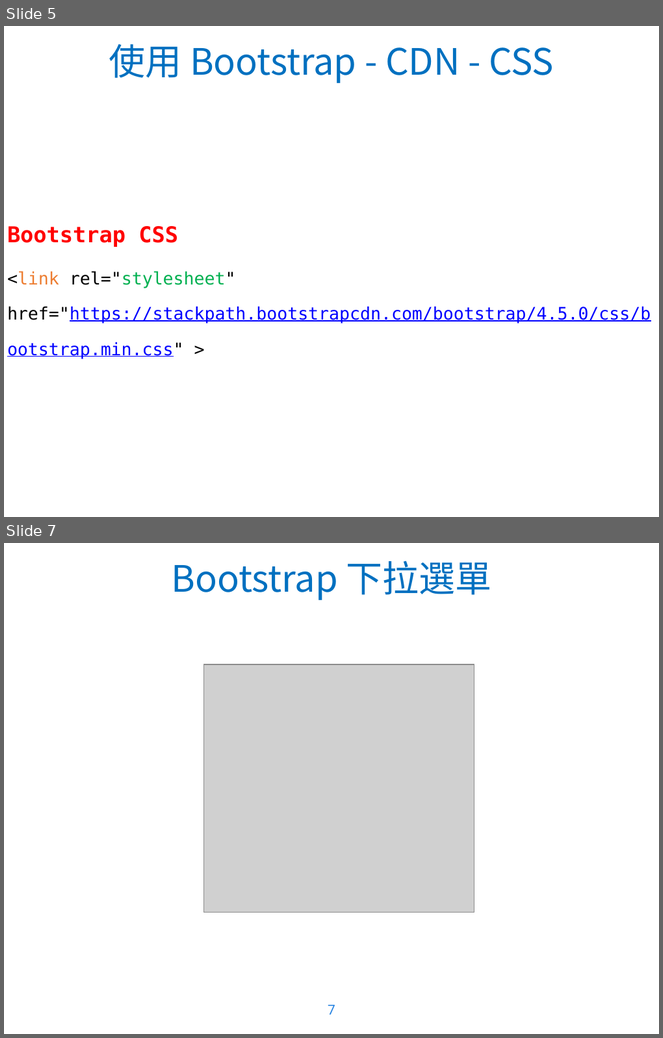
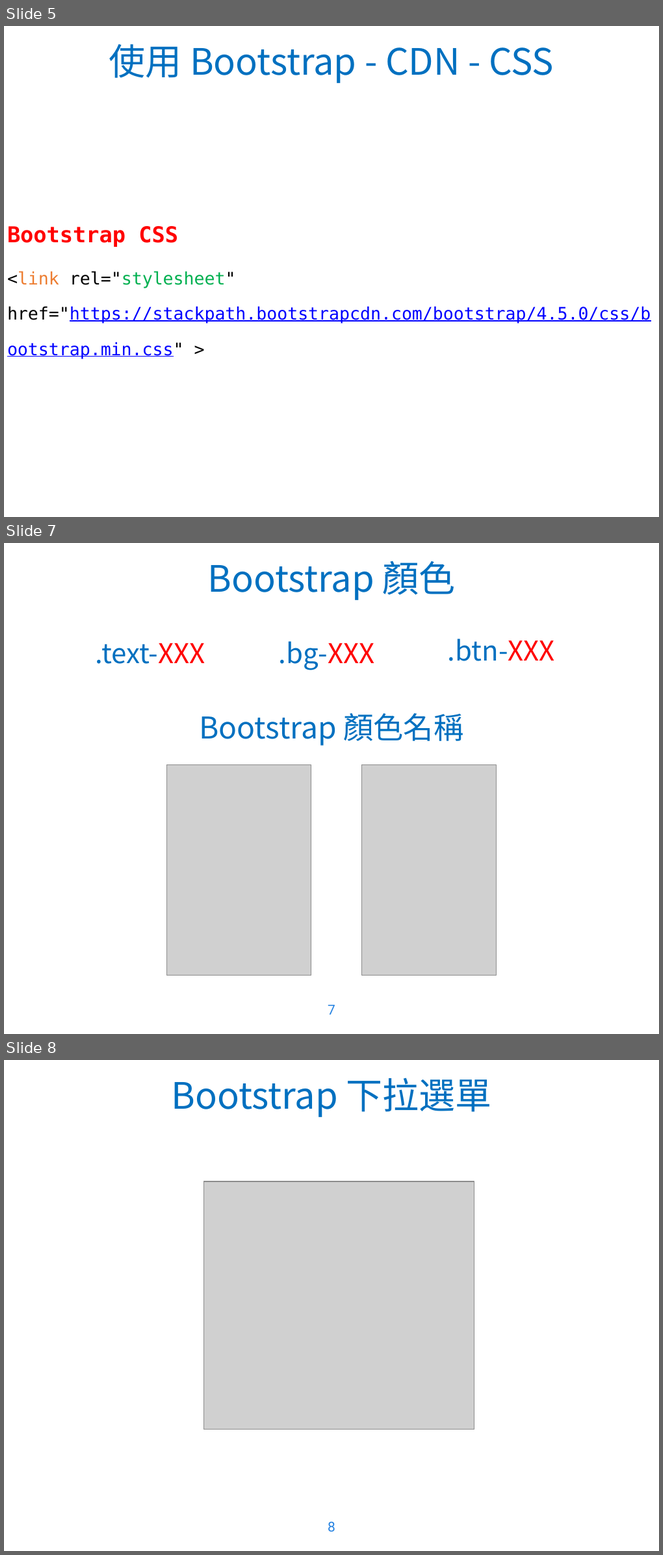
Before and after one commit to WaRTanKE7/WebClubData, a slide deck: 教學簡報/Bootstrap 4.pptx. Shown one above the other, each under a label of ours: slides 5 and 7 before the commit, slides 5, 7 and 8 after it; the slides between them are not shown. The pictures are 663x1038 and 663x1555 pixels, drawn with LibreOffice and Linux fonts; fonts in the diff are those of the drawing; grey boxes stand for pictures; background and template pictures are left out. Boxes give left, top, right and bottom in pixels: in the first picture for what was removed or moved away, otherwise in the second. Text is boxed around its words. In the diff, an @@ line names an element or a change of style, - is before the commit and + after.

```diff
--- a/教學簡報/Bootstrap 4.pptx
+++ b/教學簡報/Bootstrap 4.pptx
@@ slide 7 added at [4,543,659,1034], background picture (left out) @@
@@ title added at [208,561,455,600], 40 pt, text #0070C0 @@
+Bootstrap 顏色
@@ text added at [448,639,555,661], 30 pt, text #0070C0 @@
+.btn-XXX
@@ text added at [96,643,206,664], 30 pt, text #0070C0 @@
+.text-XXX
@@ text added at [279,641,375,670], 30 pt, text #0070C0 @@
+.bg-XXX
@@ text added at [200,713,464,746], 33 pt, text #0070C0 @@
+Bootstrap 顏色名稱
@@ picture added at [167,765,312,975] @@
@@ picture added at [362,765,497,975] @@
@@ page number added at [328,1005,336,1015], 15 pt, text #2582E1 @@
+7
@@ what was slide 7 is now slide 8 @@
@@ page number at [328,1522,336,1532]: text changed @@
-7
+8
```
Also in this commit, not shown: 2 slides changed, 5 other slides added, 5 other files.
